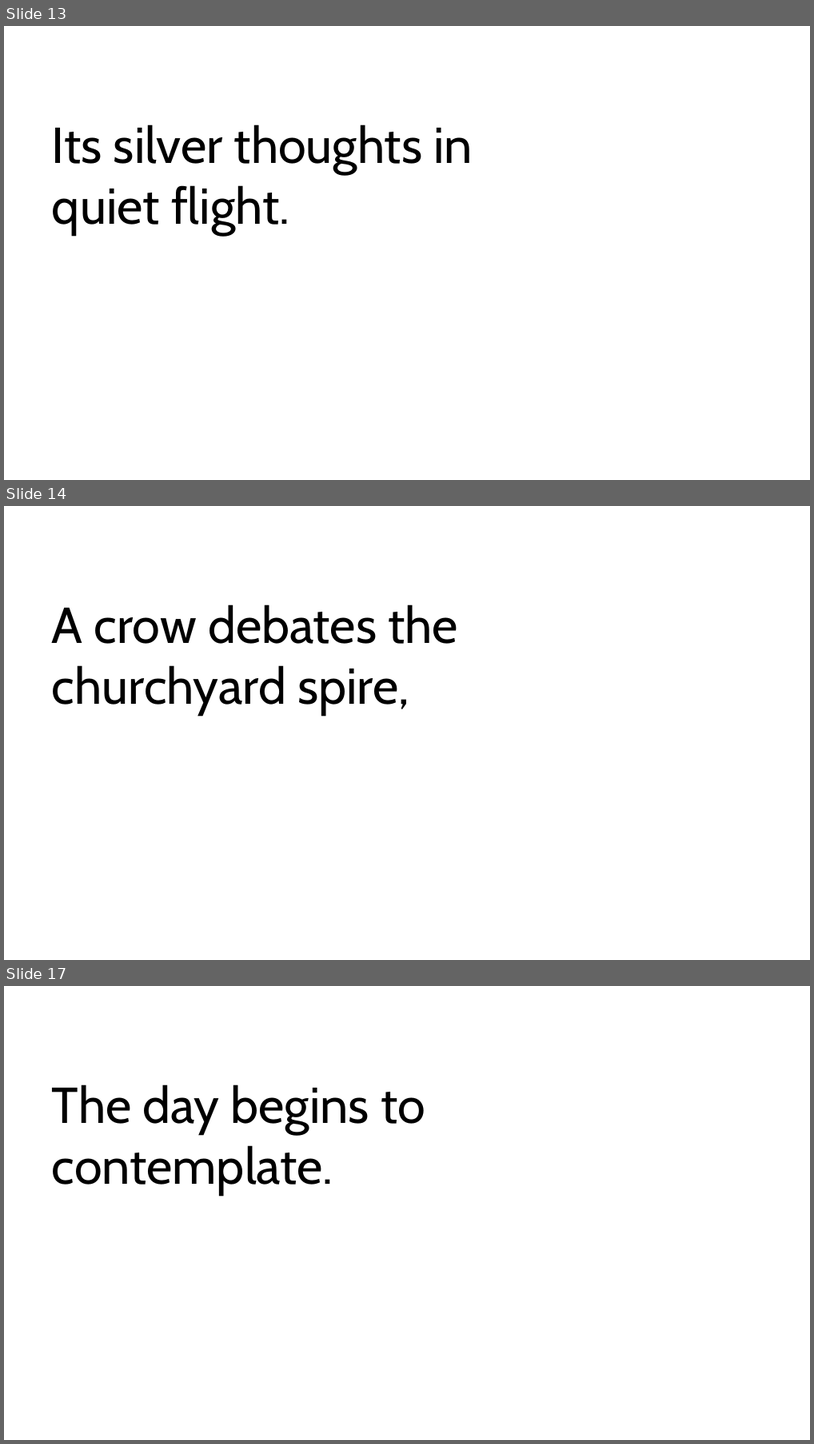
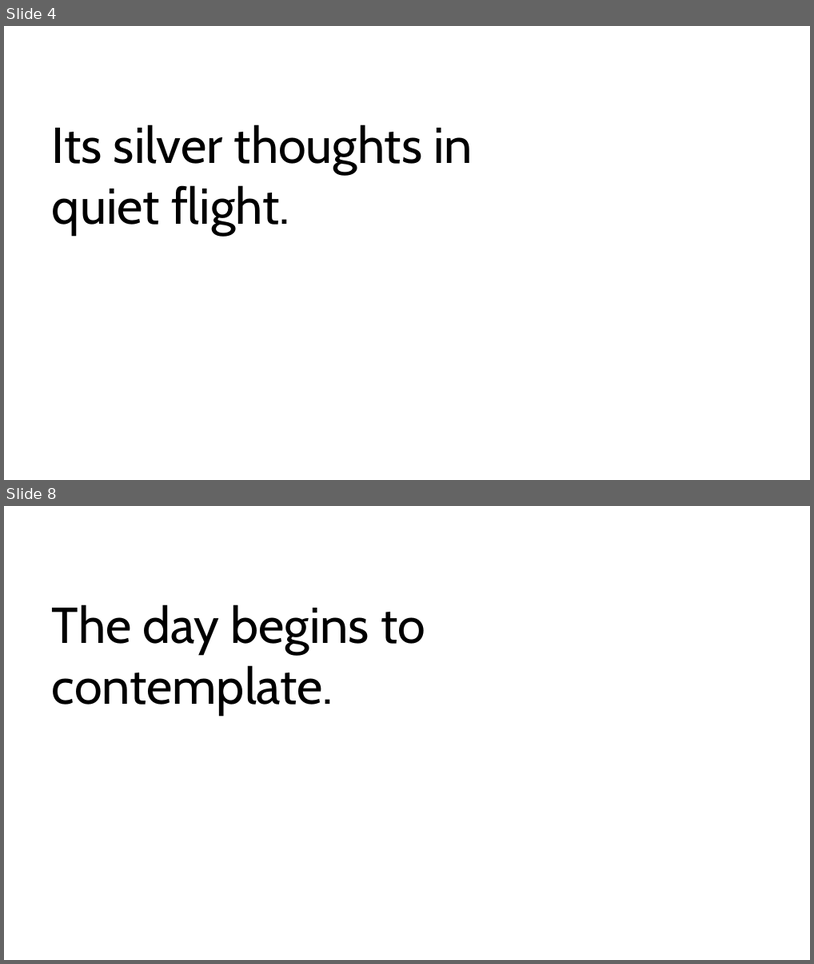
Before and after one commit to aadennis/VbaSandbox, a slide deck: PowerPointVba/PowerPointVba.pptm. Shown one above the other, each under a label of ours: slides 13, 14 and 17 before the commit, slides 4 and 8 after it; the slides between them are not shown. The pictures are 814x1444 and 814x964 pixels, drawn with LibreOffice and Linux fonts; fonts in the diff are those of the drawing. Boxes give left, top, right and bottom in pixels: in the first picture for what was removed or moved away, otherwise in the second. Text is boxed around its words. In the diff, an @@ line names an element or a change of style, - is before the commit and + after.

```diff
--- a/PowerPointVba/PowerPointVba.pptm
+++ b/PowerPointVba/PowerPointVba.pptm
@@ slide 14 removed at (4,506,810,960), background #FFFFFF @@
@@ text removed at (52,604,458,716) @@
-A crow debates the churchyard spire,
@@ what was slide 13 is now slide 4 @@
@@ what was slide 17 is now slide 8 @@
```
Also in this commit, not shown: 32 other slides removed.
